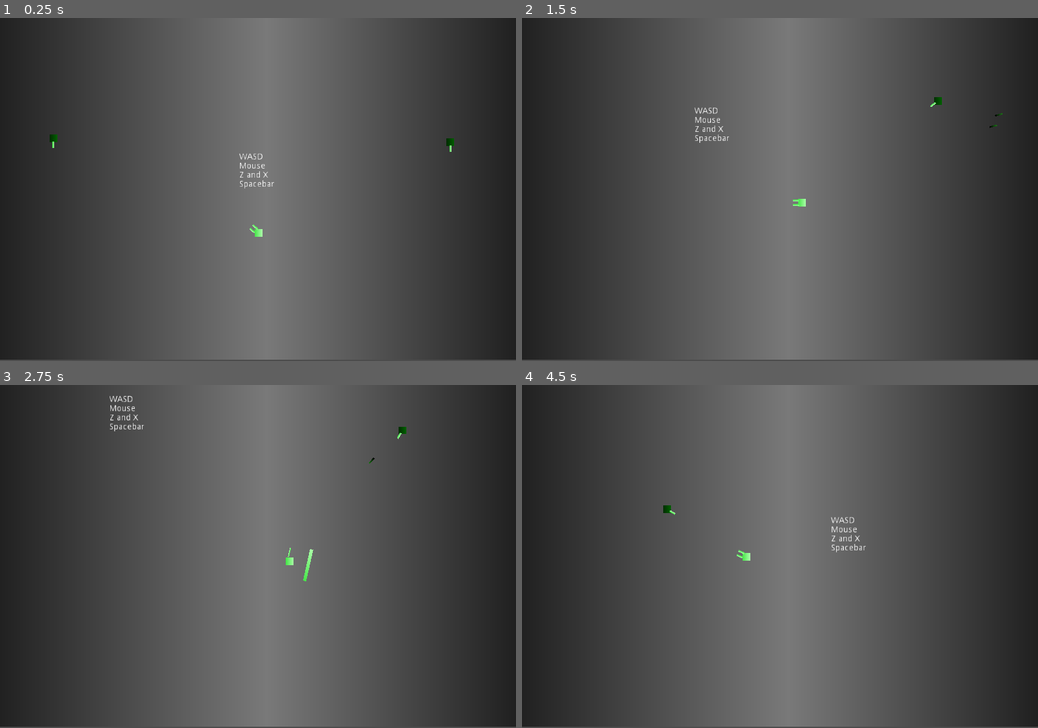
Above: before the commit, frames 1-4 (two rows, left to right).
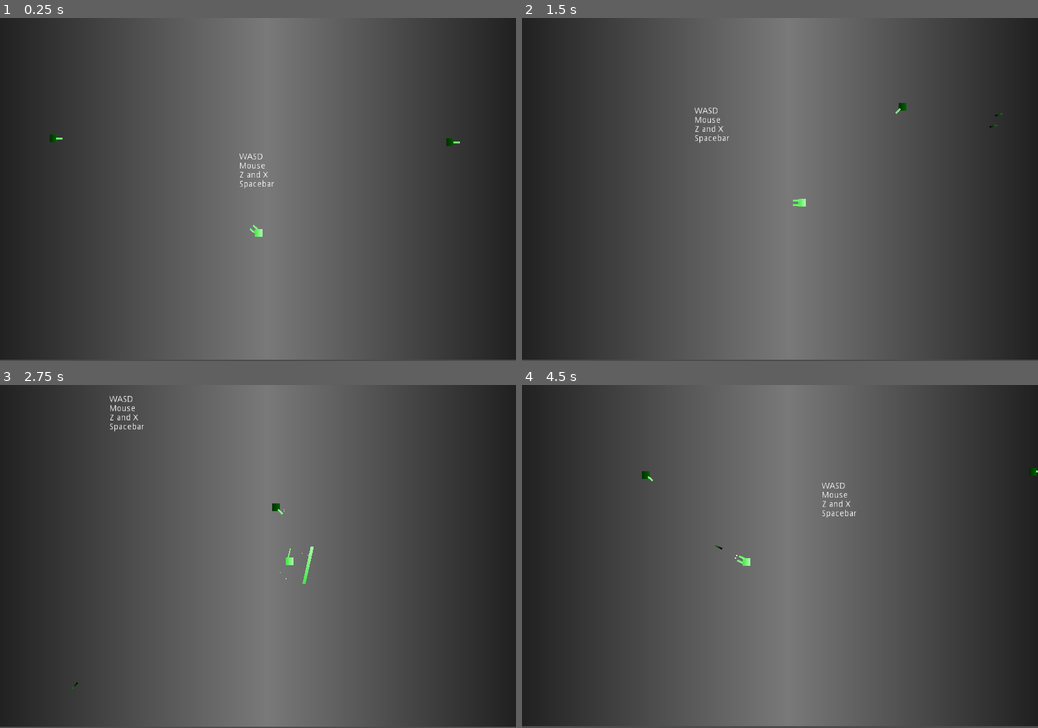
Above: after the commit, the same moments.

Repository: jrcamelo/Godot-SuperRogue
Game: Godot game, scene res://Test1.tscn
Two runs of this game, one before a commit and one after it. Both use one fixed random seed, a clock stepped at 60 frames per second and the inputs below.
Inputs (mouse positions are in pixels of both pictures, inside the frame that each line leads up to):
- Up to frame 1 (0.25 s): no input
- Up to frame 2 (1.5 s): move the mouse to (893, 172) at 0.52 s; press the mouse at (893, 172) at 0.53 s; hold D (move_right) 0.53-1.28 s; right-click (893, 172) at 0.8 s; move the mouse to (676, 206) at 1.27 s; release the mouse at (676, 206) at 1.28 s; hold S (move_down) from 1.28 s (still down); right-click (676, 206) at 1.35 s
- Up to frame 3 (2.75 s): tap X (x) at 1.55, 2.1 s; move the mouse to (309, 481) at 2.02 s; release S (move_down) at 2.03 s; hold D (move_right) from 2.03 s (still down); tap Z (z) at 2.3 s
- Up to frame 4 (4.5 s): move the mouse to (754, 625) at 2.77 s; release D (move_right) at 2.78 s; hold W (move_up) 2.78-3.53 s; tap Z (z) at 2.85 s; tap R (r, bound only after the commit) at 3.05, 3.6 s; move the mouse to (934, 607) at 3.52 s; press the mouse at (934, 607) at 3.53 s; hold A (move_left) from 3.53 s (still down); move the mouse to (625, 505) at 4.27 s; release the mouse at (625, 505) at 4.28 s; click (625, 505) at 4.35 s

The runs differ from the first frame. In frame 1, less than 0.1% of the frame differs, in the area x 10-90%, y 34-62%; in frame 2, less than 0.1%; in frame 3, 0.1%; in frame 4, 0.6%, in the area x 0-100%, y 24-100%.

Commit message:
Updated enemy dodge and gun scenes
Dodge is now somewhat random
Guns don't need to be rotated at every process anymore
Guns have particles
Fixed lots of degree to radians
Characters remain in game after death
R key restarts

Diff:
--- a/Project/Bodies/NormalBody.gd
+++ b/Project/Bodies/NormalBody.gd
@@ -6,6 +6,7 @@
 export var FRICTION = 5000
 
 func move(movement, input_vector, delta):
+	# print(movement.length())
 	if input_vector != Vector2.ZERO:
 		return movement.move_toward(input_vector * MAX_SPEED, ACCEL * delta)
 	return  movement.move_toward(Vector2.ZERO, FRICTION * delta)
--- a/Project/Bullets/Arrow.gd
+++ b/Project/Bullets/Arrow.gd
@@ -8,7 +8,10 @@
 	apply_impulse(Vector2(), Vector2(SPEED, 0).rotated(rotation))
 
 func _on_body_entered(body):
-	if (body != shooter):
-		if (body is Character):
+	if body != shooter:
+		if body is Character:
 				body.was_hit(DAMAGE)
-		queue_free()
+				if body.alive == true:
+					queue_free()
+		else:
+			queue_free()
--- a/Project/Guns/Cannon.tscn
+++ b/Project/Guns/Cannon.tscn
@@ -9,20 +9,58 @@
 gradient = SubResource( 1 )
 width = 20
 
-[node name="Cannon" type="Sprite"]
-position = Vector2( 0.229679, 0.22466 )
-rotation = -4.71107
-scale = Vector2( 0.245971, 16.2632 )
-texture = SubResource( 2 )
-offset = Vector2( 0, 1 )
+[sub_resource type="Curve" id=3]
+_data = [ Vector2( 0.620253, 1 ), 0.0, -0.0495301, 0, 0, Vector2( 1, 0 ), 0.0, 0.0, 0, 0 ]
+
+[sub_resource type="CurveTexture" id=4]
+curve = SubResource( 3 )
+
+[sub_resource type="ParticlesMaterial" id=5]
+lifetime_randomness = 1.0
+emission_shape = 2
+emission_box_extents = Vector3( 1, 1, 1 )
+flag_disable_z = true
+spread = 20.0
+flatness = 1.0
+gravity = Vector3( 0, 0, 0 )
+initial_velocity = 120.0
+initial_velocity_random = 0.5
+orbit_velocity = 0.0
+orbit_velocity_random = 0.0
+angle_random = 1.0
+scale = 4.0
+scale_random = 1.0
+scale_curve = SubResource( 4 )
+color = Color( 0.843137, 1, 0.760784, 1 )
+
+[node name="Cannon" type="Node2D"]
 script = ExtResource( 1 )
 camera_force = 3.0
 
+[node name="Sprite" type="Sprite" parent="."]
+position = Vector2( 0.0064106, -0.00919247 )
+rotation = -1.5708
+scale = Vector2( 0.245971, 16.2632 )
+texture = SubResource( 2 )
+centered = false
+offset = Vector2( -10.0177, 0.474555 )
+
 [node name="ShootingPoint" type="Position2D" parent="."]
-position = Vector2( 0.25475, 1.49923 )
+position = Vector2( 24.284, -0.0140839 )
 
 [node name="Cooldown" type="Timer" parent="."]
 process_mode = 0
 wait_time = 0.8
 autostart = true
+
+[node name="ShootParticles" type="Particles2D" parent="."]
+position = Vector2( 24.3102, -0.0102148 )
+emitting = false
+amount = 6
+lifetime = 0.4
+one_shot = true
+preprocess = 0.1
+explosiveness = 1.0
+local_coords = false
+process_material = SubResource( 5 )
 [connection signal="timeout" from="Cooldown" to="." method="_on_Cooldown"]
--- a/Project/Guns/Gun.gd
+++ b/Project/Guns/Gun.gd
@@ -1,9 +1,10 @@
 class_name Gun
-extends Sprite
+extends Node2D
 
 export onready var parent = get_parent().get_parent().get_parent()
 export onready var ShootingPoint = get_node("ShootingPoint")
 export onready var Cooldown: Timer = get_node("Cooldown")
+export onready var ShootParticles: Particles2D = get_node("ShootParticles")
 export var Bullet = preload("res://Bullets/Arrow.tscn")
 export var camera_force = 0.1
 var can_shoot = false
@@ -18,6 +19,8 @@
 	if can_shoot:
 		can_shoot = false
 		Cooldown.start()
+		if ShootParticles != null:
+			ShootParticles.restart()
 		shoot_bullet(target)
 		return camera_force
 	return 0
--- a/Project/Guns/MachineGun.gd
+++ b/Project/Guns/MachineGun.gd
@@ -11,5 +11,5 @@
 	bullet.DAMAGE = 0.25
 	return bullet
 
-func _on_cooldown():
+func _on_Cooldown():
 	can_shoot = true
--- a/Project/Guns/MachineGun.tscn
+++ b/Project/Guns/MachineGun.tscn
@@ -9,19 +9,56 @@
 gradient = SubResource( 1 )
 width = 20
 
-[node name="MachineGun" type="Sprite"]
-position = Vector2( -0.0587492, 0.384272 )
-rotation = -4.71107
-scale = Vector2( 0.159024, 24.1363 )
-texture = SubResource( 2 )
-offset = Vector2( 0, 0.9 )
+[sub_resource type="Curve" id=3]
+_data = [ Vector2( 0.487342, 1 ), 0.0, 0.0, 0, 0, Vector2( 1, 0 ), 0.0, 0.0, 0, 0 ]
+
+[sub_resource type="CurveTexture" id=4]
+curve = SubResource( 3 )
+
+[sub_resource type="ParticlesMaterial" id=5]
+lifetime_randomness = 1.0
+emission_shape = 2
+emission_box_extents = Vector3( 1, 1.5, 1 )
+flag_disable_z = true
+spread = 30.0
+flatness = 1.0
+gravity = Vector3( 0, 0, 0 )
+initial_velocity = 100.0
+initial_velocity_random = 0.5
+orbit_velocity = 0.0
+orbit_velocity_random = 0.0
+scale = 3.0
+scale_random = 1.0
+scale_curve = SubResource( 4 )
+color = Color( 0.854902, 1, 0.862745, 1 )
+
+[node name="MachineGun" type="Node2D"]
 script = ExtResource( 1 )
 camera_force = 1.5
 
+[node name="MachineGun" type="Sprite" parent="."]
+position = Vector2( -4.65661e-10, 0.0078125 )
+rotation = -7.85013
+scale = Vector2( 0.159024, 24.1363 )
+texture = SubResource( 2 )
+centered = false
+offset = Vector2( -9.94085, 0.374996 )
+
 [node name="ShootingPoint" type="Position2D" parent="."]
-position = Vector2( 0.25475, 1.49923 )
+position = Vector2( 33.4721, -0.0413923 )
 
 [node name="Cooldown" type="Timer" parent="."]
 wait_time = 0.25
 autostart = true
-[connection signal="timeout" from="Cooldown" to="." method="_on_cooldown"]
+
+[node name="ShootParticles" type="Particles2D" parent="."]
+position = Vector2( 34.1121, -0.0606518 )
+emitting = false
+amount = 4
+lifetime = 0.3
+one_shot = true
+preprocess = 0.1
+explosiveness = 1.0
+local_coords = false
+process_material = SubResource( 5 )
+[connection signal="timeout" from="Cooldown" to="." method="_on_Cooldown"]
--- a/Project/Guns/Shield.gd
+++ /dev/null
@@ -1,4 +0,0 @@
-extends "res://Guns/Gun.gd"
-
-func shoot(target):
-	pass
--- a/Project/Guns/Shield.tscn
+++ b/Project/Guns/Shield.tscn
@@ -1,6 +1,11 @@
-[gd_scene load_steps=5 format=2]
+[gd_scene load_steps=8 format=2]
 
-[ext_resource path="res://Guns/Shield.gd" type="Script" id=1]
+[sub_resource type="GDScript" id=4]
+script/source = "extends \"res://Guns/Gun.gd\"
+
+func shoot(target):
+	return 0
+"
 
 [sub_resource type="Gradient" id=1]
 colors = PoolColorArray( 0.286743, 0.90625, 0.296423, 1, 0.666992, 1, 0.65625, 1 )
@@ -10,28 +15,61 @@
 width = 20
 
 [sub_resource type="RectangleShape2D" id=3]
-extents = Vector2( 10, 0.531566 )
+extents = Vector2( 11.8618, 0.469574 )
 
-[node name="Cannon" type="Sprite"]
-position = Vector2( -0.243845, -0.0392742 )
-rotation = -4.71107
-scale = Vector2( 4.226, 8.526 )
+[sub_resource type="Curve" id=6]
+_data = [ Vector2( 0, 1 ), 0.0, 0.0, 0, 0, Vector2( 1, 0 ), 0.0, 0.0, 0, 0 ]
+
+[sub_resource type="CurveTexture" id=7]
+curve = SubResource( 6 )
+
+[sub_resource type="ParticlesMaterial" id=5]
+lifetime_randomness = 0.5
+emission_shape = 2
+emission_box_extents = Vector3( 50, 1, 1 )
+flag_disable_z = true
+direction = Vector3( 0, -1, 0 )
+spread = 0.0
+flatness = 1.0
+gravity = Vector3( 0, 0, 0 )
+initial_velocity = 10.0
+initial_velocity_random = 0.5
+orbit_velocity = 0.0
+orbit_velocity_random = 0.0
+angle_random = 1.0
+scale = 3.0
+scale_random = 0.5
+scale_curve = SubResource( 7 )
+color = Color( 0.854902, 1, 0.862745, 1 )
+
+[node name="Shield" type="Node2D"]
+script = SubResource( 4 )
+
+[node name="Cannon" type="Sprite" parent="."]
+position = Vector2( 0.0210154, -2.95282 )
+rotation = 3.14159
+scale = Vector2( 5, 7.996 )
 texture = SubResource( 2 )
 offset = Vector2( 0, 5 )
-script = ExtResource( 1 )
 
 [node name="ShootingPoint" type="Position2D" parent="."]
-position = Vector2( 0.25475, 1.49923 )
+position = Vector2( -13.0277, 1.02044 )
+rotation = 1.57212
+scale = Vector2( 4.226, 8.526 )
 
 [node name="KinematicBody2D" type="KinematicBody2D" parent="."]
-position = Vector2( -0.192931, 4.96029 )
+position = Vector2( 0, -42.9082 )
+scale = Vector2( 4.226, 8.526 )
 collision_layer = 9
 collision_mask = 1023
 
 [node name="CollisionShape2D" type="CollisionShape2D" parent="KinematicBody2D"]
-position = Vector2( 0.18006, 0.0292358 )
 rotation = 2.91038e-11
 shape = SubResource( 3 )
-__meta__ = {
-"_edit_lock_": true
-}
+
+[node name="ConstantParticles" type="Particles2D" parent="."]
+position = Vector2( -0.103382, -47.9955 )
+scale = Vector2( 1, 1 )
+lifetime = 0.6
+local_coords = false
+process_material = SubResource( 5 )
--- a/Project/Scenes/BulletDetectionRange.gd
+++ b/Project/Scenes/BulletDetectionRange.gd
@@ -1,6 +1,6 @@
 extends Area2D
 
-func _on_body_entered(body):
+func _on_body_entered(body: Node):
 	if body is Arrow:
 		if body.shooter != null and body.shooter != get_parent():
 			get_parent().bullet_detected(body)
--- a/Project/Scenes/DetectionRange.gd
+++ b/Project/Scenes/DetectionRange.gd
@@ -3,3 +3,8 @@
 func _on_body_entered(body):
 	if body.name == "Player":
 		get_parent().enemy_detected(body)
+
+
+func _on_body_exited(body):
+	if body.name == "Player":
+		get_parent().enemy_left_range()
--- a/Project/Scenes/Enemy.gd
+++ b/Project/Scenes/Enemy.gd
@@ -8,29 +8,34 @@
 
 var movement = Vector2.ZERO
 export var keep_distance = 100
-export var maximum_distance = 600
 export var shooting_distance = 500
+export var detection_increase_when_hit = 0.25
 export var kite_distance = 200
 export var kite_direction = Vector2(2, 0)
 var current_distance = 0
 var direction: Vector2
 
 var dodge_direction: Vector2
-var dodge_amount = 5
-var dodge_speed = 10
+var dodge_time = 0.2
+var dodge_speed = 2
 var dodging = 0
 
 var target: KinematicBody2D = null
 var target_point: Vector2
 var last_prediction: Vector2
 var aim_speed = 20
-var guess_min_speed = 75
-var guess_max_speed = 125
+var guess_min_speed = 80
+var guess_max_speed = 100
 var guess_speed = 0
+var chance_to_not_guess = 0.1
 
 func _physics_process(delta):
+	if not alive:
+		stop_moving(delta)
+		return
+
 	if target != null:
-		calculate_distance()
+		update_distance_to_player()
 		if target != null:
 			deal_with_target(delta)
 	if dodging > 0:
@@ -39,22 +44,26 @@
 		stop_moving(delta)
 
 func deal_with_target(delta):
-	calculate_distance()
 	predict_target_location()
 	update_target_location()
 	look_at_target()
-	if dodging == 0:
+	if dodging <= 0:
 		follow_player_at_distance(delta)
 	if shoot(delta):
 		update_guess_speed()
 
-func calculate_distance():
-	var to_player: Vector2 = target.global_position - global_position
+func update_distance_to_player():
+	var to_player = compare_positions_to_vector(target)
 	current_distance = to_player.length()
 	direction = to_player.normalized()
 
+func compare_positions_to_vector(vector) -> Vector2:
+	return vector.global_position - global_position
+
 func update_guess_speed():
 	guess_speed = rand_range(guess_min_speed, guess_max_speed)
+	if randf() > 1 - chance_to_not_guess:
+		guess_speed = 0
 
 func predict_target_location():
 	if (target.name != "Player"):
@@ -70,7 +79,6 @@
 
 func look_at_target():
 	Weapons.look_at(target_point)
-	Weapons.rotate(-1.5708)
 
 func follow_player_at_distance(delta):
 	if current_distance - kite_distance < keep_distance:
@@ -83,11 +91,13 @@
 		stop_moving(delta)
 
 func stop_moving(delta):
+	if movement == Vector2.ZERO:
+		return
 	movement = Body.move(movement, Vector2.ZERO, delta)
 	movement = move_and_slide(movement)
 
 func try_dodge(delta):
-	dodging -= 1
+	dodging -= delta
 	movement = Body.move(movement, dodge_direction, delta * dodge_speed)
 	movement = move_and_slide(movement)
 
@@ -96,25 +106,49 @@
 		return Weapon.shoot(target_point) > 0
 	return false
 
-func forget_target_if_too_far():
-	if (current_distance > maximum_distance):
-		target = null
-		Weapon.Cooldown.stop()
-
 func enemy_detected(enemy):
 	target = enemy
+	increase_detection_range()
 	Weapon.can_shoot = false
 	Weapon.Cooldown.start()
 
+func enemy_left_range():
+	target = null
+	Weapon.can_shoot = false
+	Weapon.Cooldown.stop()
+
 func was_hit(damage):
+	if not alive:
+		return
 	$Particles2D.restart()
-	DetectionRange.transform.x *= 1.5
-	DetectionRange.transform.y *= 1.5
-	maximum_distance *= 1.5
-	.was_hit(damage)
+	increase_detection_range()
+	health -= damage*10
+	if health <= 0:
+		alive = false
 
-func bullet_detected(bullet):
-	dodging = dodge_amount
-	var incoming = bullet.global_position - global_position
-	var incoming_angle = bullet.global_position.angle_to_point(global_position)
-	dodge_direction = incoming.normalized().rotated(deg2rad(rand_range(-60, -120)))
+	#.was_hit(damage)
+
+func increase_detection_range():
+	DetectionRange.transform.x *= 1 + detection_increase_when_hit
+	DetectionRange.transform.y *= 1 + detection_increase_when_hit
+
+func estimate_position(vector, angle, length):
+	return Vector2(length * cos(angle) + vector.x, length * sin(angle) + vector.y)
+
+func bullet_detected(bullet: RigidBody2D):
+	if alive and dodging <= 0:
+		set_dodge_direction(bullet)
+
+func set_dodge_direction(bullet: RigidBody2D):
+	dodging = dodge_time
+
+	var right_or_left = deg2rad(90 * random_positive_or_negative())
+	var incoming_bullet = compare_positions_to_vector(bullet)
+	var guess_safe_angle = incoming_bullet.angle() + right_or_left
+	var safe_guess = estimate_position(global_position, guess_safe_angle, 100)
+	dodge_direction = -(global_position - safe_guess).normalized()
+
+func random_positive_or_negative():
+	if (randf() > 0.5):
+		return 1
+	return -1
--- a/Project/Scenes/Enemy.tscn
+++ b/Project/Scenes/Enemy.tscn
@@ -7,6 +7,7 @@
 [ext_resource path="res://Scenes/Enemy.gd" type="Script" id=5]
 
 [sub_resource type="RectangleShape2D" id=1]
+extents = Vector2( 10.4262, 10.3583 )
 
 [sub_resource type="Gradient" id=2]
 colors = PoolColorArray( 0.00143433, 0.183594, 0, 1, 0.0118406, 0.378906, 0, 1 )
@@ -19,7 +20,7 @@
 radius = 448.0
 
 [sub_resource type="CircleShape2D" id=5]
-radius = 120.0
+radius = 104.0
 
 [sub_resource type="Curve" id=6]
 _data = [ Vector2( 0.575949, 1 ), 0.0, 0.0, 0, 0, Vector2( 1, 0 ), 0.0, 0.0, 0, 0 ]
@@ -40,7 +41,6 @@
 scale = 8.0
 scale_random = 1.0
 scale_curve = SubResource( 7 )
-color = Color( 0.356863, 0.631373, 0, 1 )
 
 [node name="Enemy" type="KinematicBody2D"]
 collision_layer = 5
@@ -56,10 +56,11 @@
 texture = SubResource( 3 )
 script = ExtResource( 1 )
 MAX_SPEED = 400
-ACCEL = 400
-FRICTION = 100
+ACCEL = 600
+FRICTION = 200
 
 [node name="DetectionRange" type="Area2D" parent="."]
+visible = false
 collision_layer = 0
 collision_mask = 2
 script = ExtResource( 4 )
@@ -68,11 +69,12 @@
 shape = SubResource( 4 )
 
 [node name="BulletDetectionRange" type="Area2D" parent="."]
+visible = false
 collision_layer = 0
 collision_mask = 33
 script = ExtResource( 3 )
 
-[node name="DetectionCollider" type="CollisionShape2D" parent="BulletDetectionRange"]
+[node name="DetectionRange" type="CollisionShape2D" parent="BulletDetectionRange"]
 shape = SubResource( 5 )
 
 [node name="Weapons" type="Node2D" parent="."]
@@ -80,16 +82,15 @@
 [node name="Weapon" type="Node2D" parent="Weapons"]
 
 [node name="Cannon" parent="Weapons/Weapon" instance=ExtResource( 2 )]
-position = Vector2( 0.0299297, -0.184772 )
-rotation = 0.0
 
 [node name="Particles2D" type="Particles2D" parent="."]
 emitting = false
 amount = 6
-lifetime = 0.25
+lifetime = 0.4
 one_shot = true
 preprocess = 0.01
 explosiveness = 1.0
 process_material = SubResource( 8 )
 [connection signal="body_entered" from="DetectionRange" to="DetectionRange" method="_on_body_entered"]
+[connection signal="body_exited" from="DetectionRange" to="DetectionRange" method="_on_body_exited"]
 [connection signal="body_entered" from="BulletDetectionRange" to="BulletDetectionRange" method="_on_body_entered"]
--- a/Project/Scenes/Player.gd
+++ b/Project/Scenes/Player.gd
@@ -16,8 +16,8 @@
 onready var Cannon = preload("res://Guns/Cannon.tscn")
 onready var Shield = preload("res://Guns/Shield.tscn")
 
-onready var list_weapons_left = [[Cannon, 0], [MachineGun, 0], [Shield, deg2rad(-90)]]
-onready var list_weapons_right = [[Cannon, 0], [MachineGun, 0], [Shield, deg2rad(90)]]
+onready var list_weapons_left = [Cannon, MachineGun, Shield]
+onready var list_weapons_right = [Cannon, MachineGun, Shield]
 
 var current_weapon_left = 0
 var current_weapon_right = 0
@@ -30,6 +30,9 @@
 		Engine.time_scale = 0.2
 	else:
 		Engine.time_scale = 1
+
+	if Input.is_action_just_pressed("r"):
+		restart()
 
 
 func move(delta):
@@ -48,15 +51,14 @@
 	if Input.is_action_just_pressed("z"):
 		current_weapon_left = (current_weapon_left + 1) % list_weapons_left.size()
 		var new_weapon = list_weapons_left[current_weapon_left]
-		switch_weapon_left(new_weapon[0].instance(), new_weapon[1])
+		switch_weapon_left(new_weapon.instance())
 	if Input.is_action_just_pressed("x"):
 		current_weapon_right = (current_weapon_right + 1) % list_weapons_right.size()
 		var new_weapon = list_weapons_right[current_weapon_right]
-		switch_weapon_right(new_weapon[0].instance(), new_weapon[1])
+		switch_weapon_right(new_weapon.instance())
 
 func rotate_weapons():
 	Weapons.look_at(get_global_mouse_position())
-	Weapons.rotate(-1.5708)
 
 func control_left_weapon():
 	if WeaponLeft != null:
@@ -73,19 +75,22 @@
 	if force > 0:
 		emit_signal("camera_shaken", force)
 
-func switch_weapon_left(new_weapon, rotate = 0):
+func switch_weapon_left(new_weapon):
 	WeaponSlotLeft.add_child(new_weapon)
-	new_weapon.rotation = rotate
 	if WeaponLeft != null:
 		WeaponLeft.queue_free()
 	WeaponLeft = new_weapon
 
-func switch_weapon_right(new_weapon, rotate = 0):
+func switch_weapon_right(new_weapon):
 	WeaponSlotRight.add_child(new_weapon)
-	new_weapon.rotation = rotate
+	if new_weapon.name == "Shield":
+		new_weapon.rotation = deg2rad(180)
 	if WeaponRight != null:
 		WeaponRight.queue_free()
 	WeaponRight = new_weapon
 
 func was_hit(damage):
+	restart()
+
+func restart():
 	get_tree().reload_current_scene()
--- a/Project/Scenes/Player.tscn
+++ b/Project/Scenes/Player.tscn
@@ -24,15 +24,11 @@
 [node name="Weapons" type="Node2D" parent="."]
 
 [node name="WeaponRight" type="Node2D" parent="Weapons"]
-position = Vector2( -6, 0 )
+position = Vector2( 0, 6 )
 
 [node name="Cannon" parent="Weapons/WeaponRight" instance=ExtResource( 2 )]
-position = Vector2( -0.0245132, 0.108504 )
-rotation = 0.0
 
 [node name="WeaponLeft" type="Node2D" parent="Weapons"]
-position = Vector2( 6.24334, -0.0743256 )
+position = Vector2( 0, -6 )
 
 [node name="Cannon" parent="Weapons/WeaponLeft" instance=ExtResource( 2 )]
-position = Vector2( -0.247009, -0.0361209 )
-rotation = 0.0
--- a/Project/Scripts/Character.gd
+++ b/Project/Scripts/Character.gd
@@ -1,8 +1,11 @@
 class_name Character
 extends KinematicBody2D
 
-var health = 5
+export var health = 5
+export var alive = true
+
 func was_hit(damage):
 	health -= damage
 	if health <= 0:
+		alive = false
 		queue_free()
--- a/Project/project.godot
+++ b/Project/project.godot
@@ -19,7 +19,7 @@
 "language": "GDScript",
 "path": "res://Scripts/Character.gd"
 }, {
-"base": "Sprite",
+"base": "Node2D",
 "class": "Gun",
 "language": "GDScript",
 "path": "res://Guns/Gun.gd"
@@ -101,6 +101,11 @@
 "events": [ Object(InputEventKey,"resource_local_to_scene":false,"resource_name":"","device":0,"alt":false,"shift":false,"control":false,"meta":false,"command":false,"pressed":false,"scancode":32,"unicode":0,"echo":false,"script":null)
  ]
 }
+r={
+"deadzone": 0.5,
+"events": [ Object(InputEventKey,"resource_local_to_scene":false,"resource_name":"","device":0,"alt":false,"shift":false,"control":false,"meta":false,"command":false,"pressed":false,"scancode":82,"unicode":0,"echo":false,"script":null)
+ ]
+}
 
 [layer_names]
 
Not shown: 1 places in Project/Guns/Cannon.tscn that only renumber resources
Not shown: 1 places in Project/Guns/MachineGun.tscn that only renumber resources
